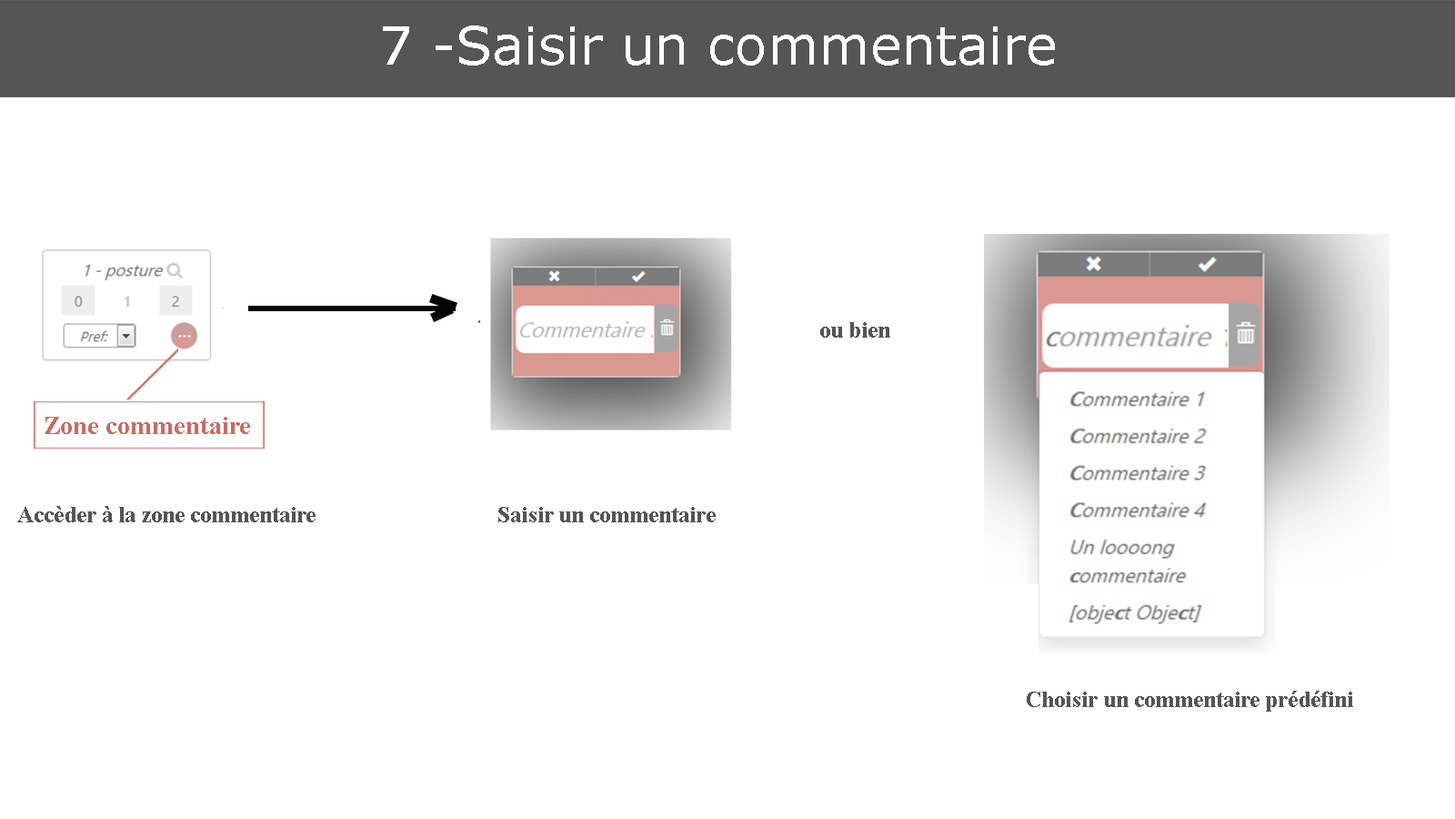
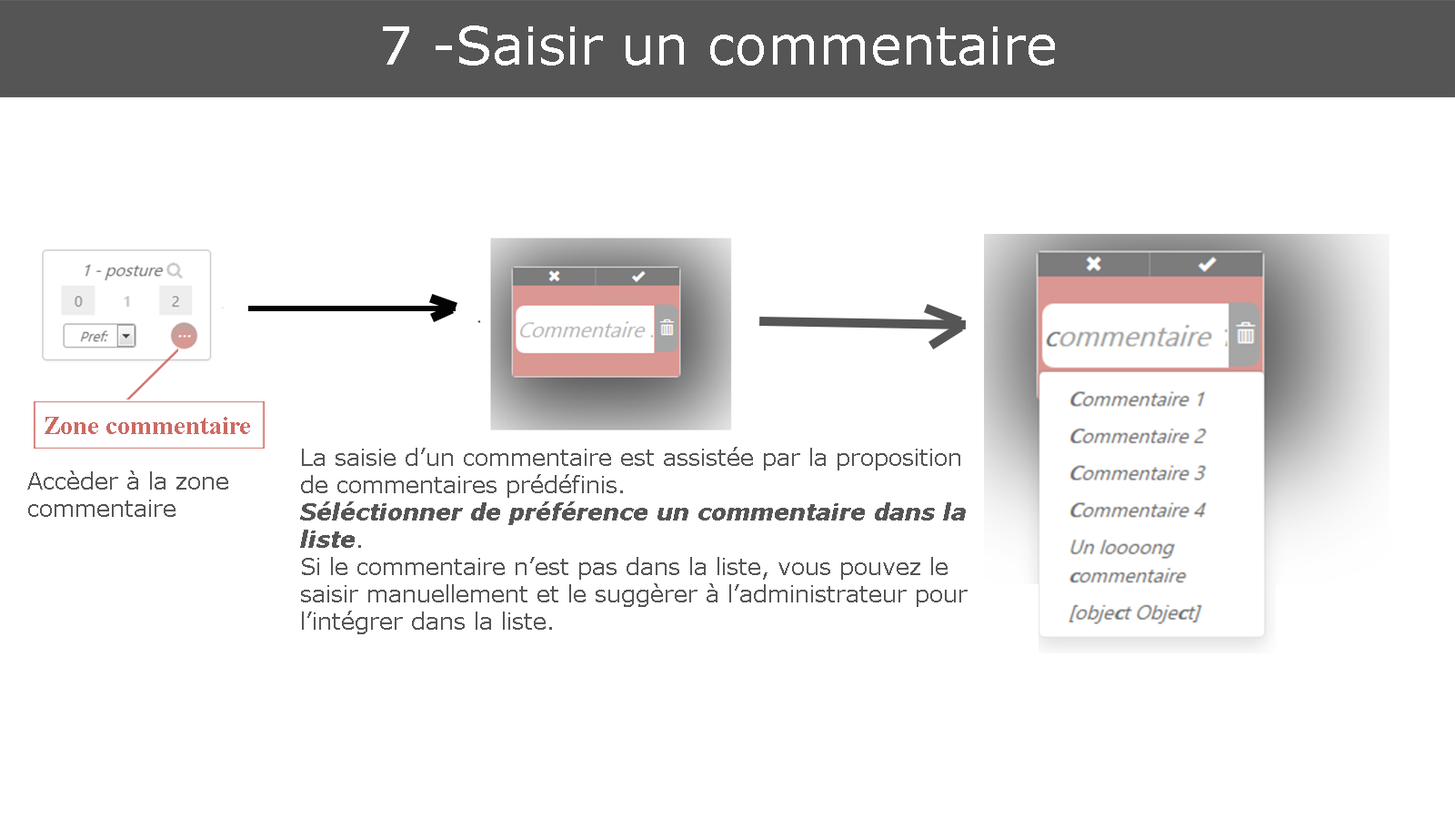
Layer changes from the first 1455x819 image to the second:
hid "Choisir un commentaire prédéfini", painted on it over [1026, 690, 1354, 712]
added layer "Forme 6" above "Forme 5" over [928, 322, 964, 350]
added layer "Forme 5" above "Forme 4" over [924, 303, 963, 326]
added layer "Forme 4" over [759, 316, 966, 330]
renamed "ou bien" to (unnamed layer), hid it, painted on it over [820, 321, 891, 338]
added layer "La saisie d’un commentaire est assistée par la proposition de c" above "Saisir un commentaire" over [300, 446, 968, 634]
hid "Saisir un commentaire" over [498, 506, 716, 523]
painted on "Accèder à la zone commentaire" over [17, 470, 316, 523]
